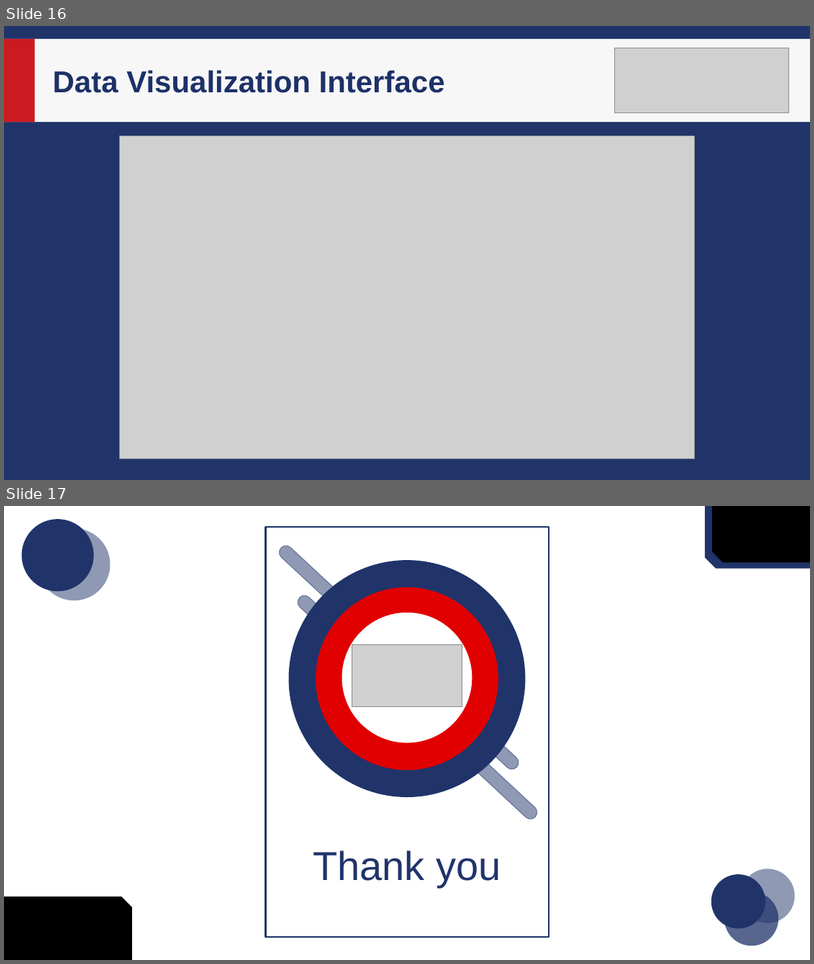
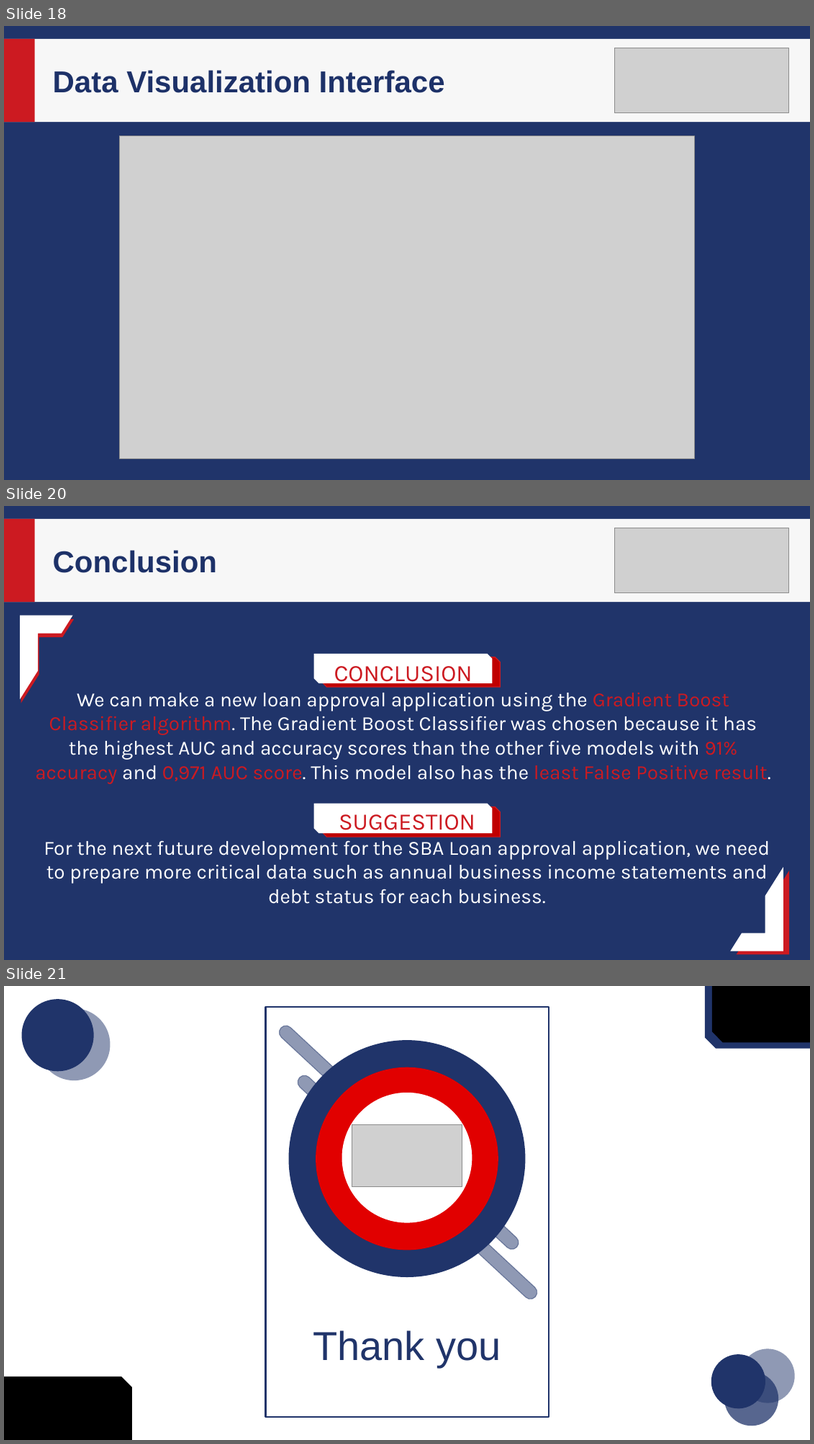
Before and after one commit to bagjasatia/Final_Project_SBA_Loan_Approval, a slide deck: SBA_Loan_Precentation.pptx. Shown one above the other, each under a label of ours: slides 16 and 17 before the commit, slides 18, 20 and 21 after it; the slides between them are not shown. The pictures are 814x964 and 814x1444 pixels, drawn with LibreOffice and Linux fonts; fonts in the diff are those of the drawing; grey boxes stand for pictures. Boxes give left, top, right and bottom in pixels: in the first picture for what was removed or moved away, otherwise in the second. Text is boxed around its words. In the diff, an @@ line names an element or a change of style, - is before the commit and + after.

```diff
--- a/SBA_Loan_Precentation.pptx
+++ b/SBA_Loan_Precentation.pptx
@@ slide 20 added at <box>4,506,810,960</box>, background #20346A @@
@@ rectangle added at <box>4,519,810,602</box>, fill #F7F7F7 @@
@@ rectangle added at <box>4,519,35,602</box>, fill #CC1A21 @@
@@ picture added at <box>615,528,790,593</box> @@
@@ text added at <box>53,550,217,573</box>, 36 pt, text #1D3168, bold @@
+Conclusion
@@ half frame added at <box>21,615,72,698</box>, fill #FFFFFF, outline #FFFFFF 1 pt @@
@@ half frame added at <box>21,620,74,702</box>, fill #CC1A21, outline #CC1A21 1 pt @@
@@ snip diag rect added at <box>314,654,493,683</box>, fill #FFFFFF @@
@@ text added at <box>35,666,772,783</box>, 24 pt, text #FFFFFF @@
+CONCLUSION
+We can make a new loan approval application using the Gradient Boost Classifier algorithm. The Gradient Boost Classifier was chosen because it has the highest AUC and accuracy scores than the other five models with 91% accuracy and 0,971 AUC score. This model also has the least False Positive result.
@@ snip diag rect added at <box>322,657,501,687</box>, fill #C00000, outline #CC1A21 1 pt @@
@@ snip diag rect added at <box>314,803,493,833</box>, fill #FFFFFF @@
@@ snip diag rect added at <box>322,807,501,836</box>, fill #C00000, outline #CC1A21 1 pt @@
@@ text added at <box>44,814,770,903</box>, 24 pt, text #FFFFFF @@
+SUGGESTION
+For the next future development for the SBA Loan approval application, we need to prepare more critical data such as annual business income statements and debt status for each business.
@@ half frame added at <box>732,868,784,951</box>, fill #FFFFFF, outline #FFFFFF 1 pt @@
@@ half frame added at <box>738,871,790,954</box>, fill #CC1A21, outline #CC1A21 1 pt @@
@@ what was slide 16 is now slide 18 @@
@@ what was slide 17 is now slide 21 @@
```
Also in this commit, not shown: 3 slides changed, 3 other slides added, 9 other files.
